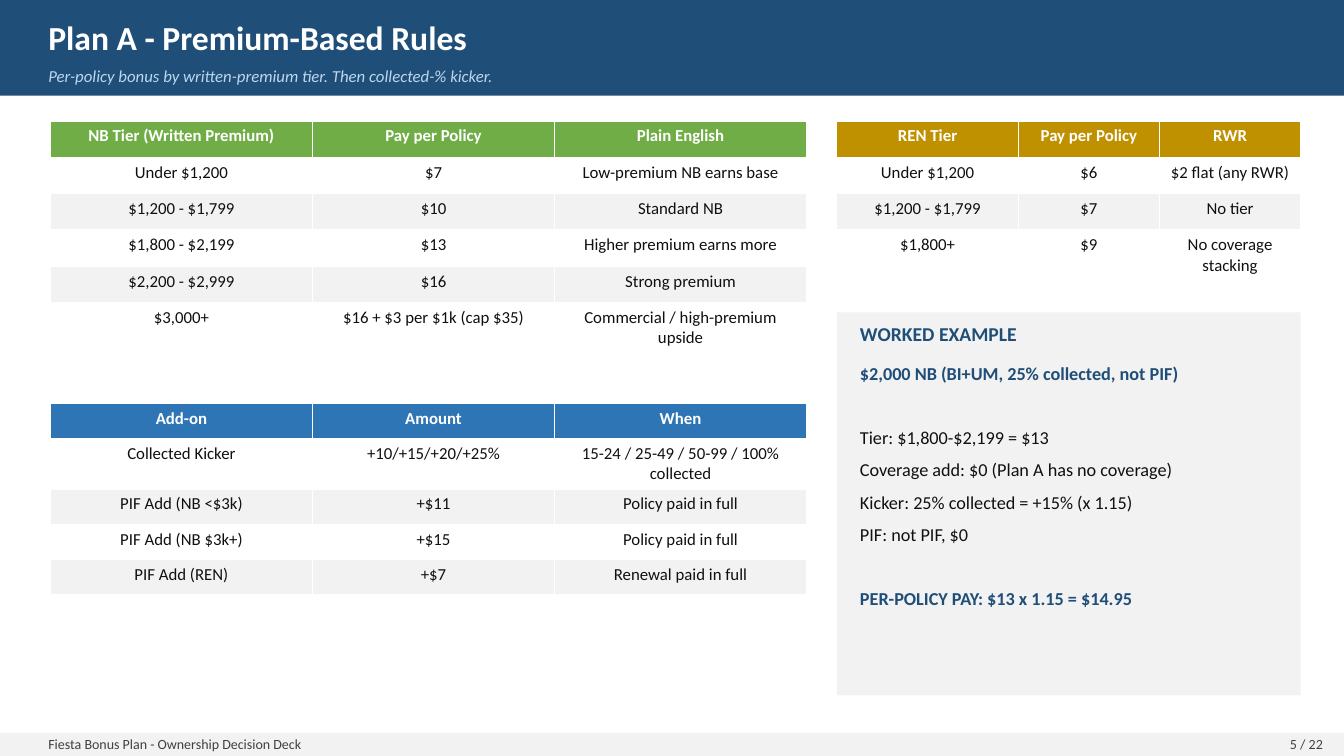
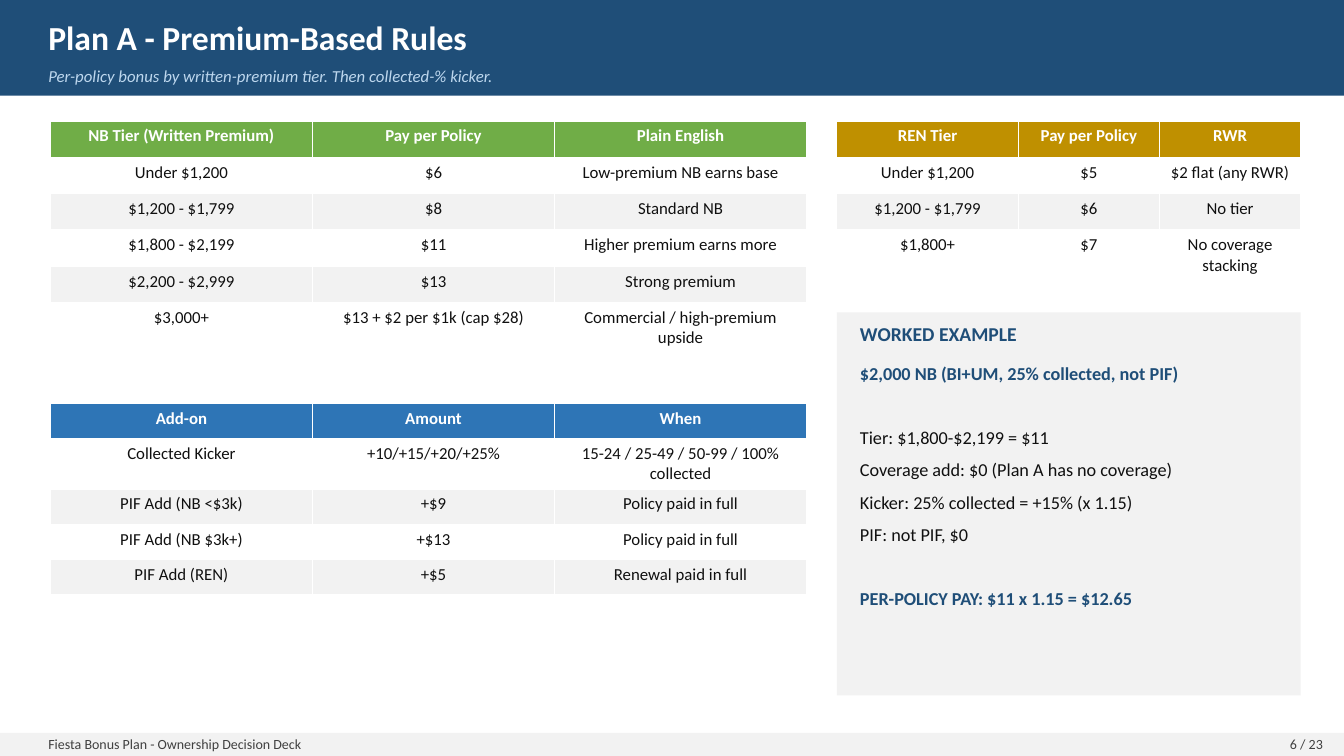
Before and after one commit to FAUS-tech/fiesta-bonus, a slide deck: slide 6 of output/Bonus_Proposal_Presentation.pptx (slide 5 before the commit). Drawn at 1344x756 pixels with LibreOffice and Linux fonts; fonts in the diff are those of the drawing. Boxes give left, top, right and bottom in pixels: in the first picture for what was removed or moved away, otherwise in the second. Text is boxed around its words. In the diff, an @@ line names an element or a change of style, - is before the commit and + after.

```diff
--- a/output/Bonus_Proposal_Presentation.pptx
+++ b/output/Bonus_Proposal_Presentation.pptx
@@ table at [50,121,807,350] @@
-row 2, column 2: $7
+row 2, column 2: $6
-row 3, column 2: $10
+row 3, column 2: $8
-row 4, column 2: $13
+row 4, column 2: $11
-row 5, column 2: $16
+row 5, column 2: $13
-row 6, column 2: $16 + $3 per $1k (cap $35)
+row 6, column 2: $13 + $2 per $1k (cap $28)
@@ table at [837,121,1301,278] @@
-row 2, column 2: $6
+row 2, column 2: $5
-row 3, column 2: $7
+row 3, column 2: $6
-row 4, column 2: $9
+row 4, column 2: $7
@@ table at [50,403,807,587] @@
-row 3, column 2: +$11
+row 3, column 2: +$9
-row 4, column 2: +$15
+row 4, column 2: +$13
-row 5, column 2: +$7
+row 5, column 2: +$5
@@ text at [860,431,1049,446]: text changed @@
-Tier: $1,800-$2,199 = $13
+Tier: $1,800-$2,199 = $11
@@ text at [860,592,1132,607]: text changed @@
-PER-POLICY PAY: $13 x 1.15 = $14.95
+PER-POLICY PAY: $11 x 1.15 = $12.65
@@ text at [1290,739,1323,749]: text changed @@
-5 / 22
+6 / 23
```
Also in this commit, not shown: 19 other slides changed, 1 slide added, 3 other files.
